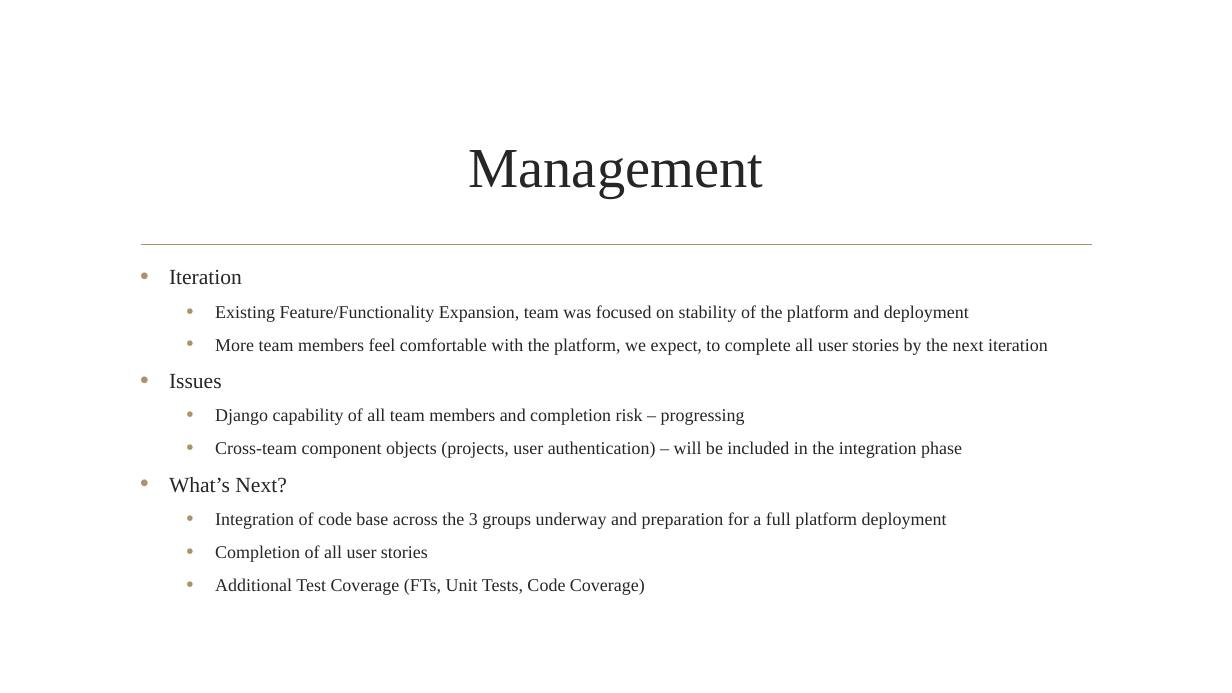
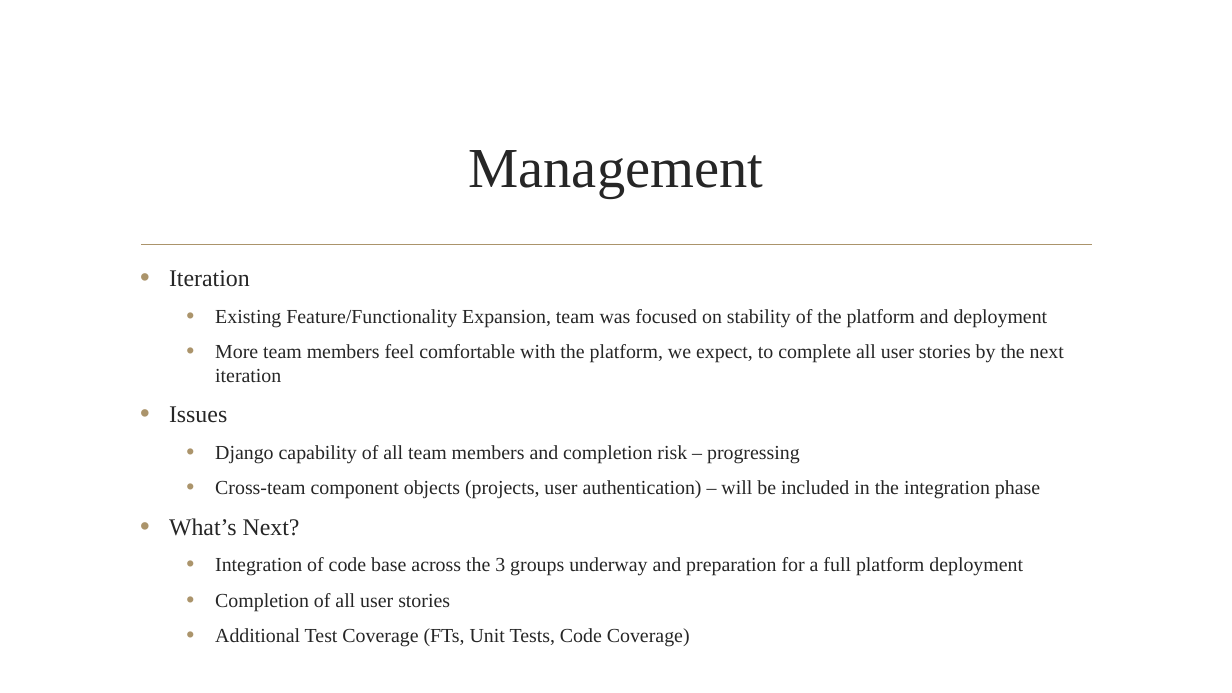
Before and after one commit to iamkelroy/CS673_G1_T3_BUGTRACKER, a slide deck: slide 9 of class_documents/presentations/iteration_2_presentation.pptx. Drawn at 1232x693 pixels with LibreOffice and Linux fonts; fonts in the diff are those of the drawing; background and template pictures are left out. Boxes give left, top, right and bottom in pixels: in the first picture for what was removed or moved away, otherwise in the second. Text is boxed around its words. In the diff, an @@ line names an element or a change of style, - is before the commit and + after.

Commit message:
added class meeting minutes 04-01, presentation iteration 2 final

```diff
--- a/class_documents/presentations/iteration_2_presentation.pptx
+++ b/class_documents/presentations/iteration_2_presentation.pptx
@@ text "Iteration" at [169, 270, 1064, 611]: size 16.8 to 18.6 pt in "Iteration", "Issues", "What’s Next?"; size 14 to 15.5 pt @@
```
Also in this commit, not shown: 1 other slide changed, 1 other file.
